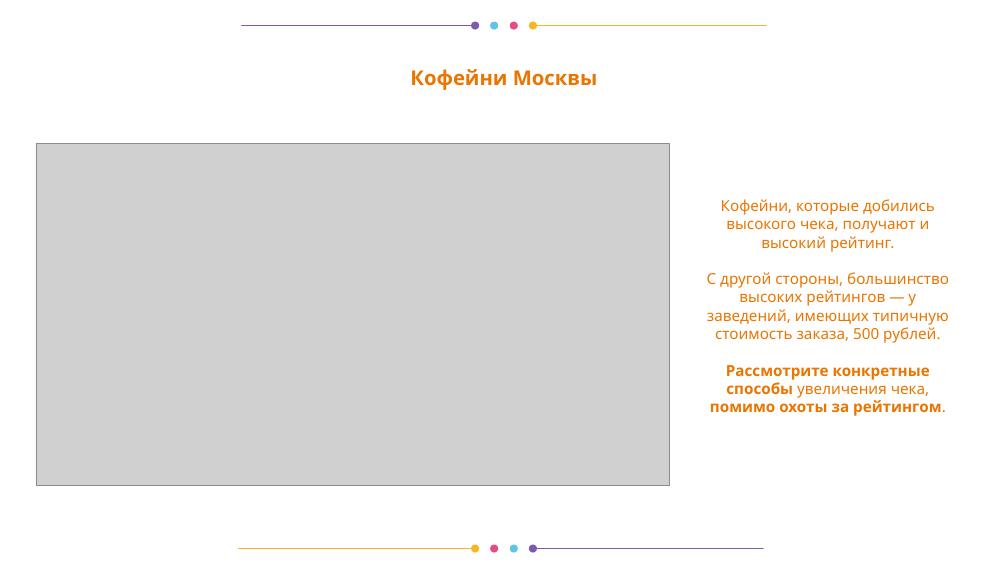
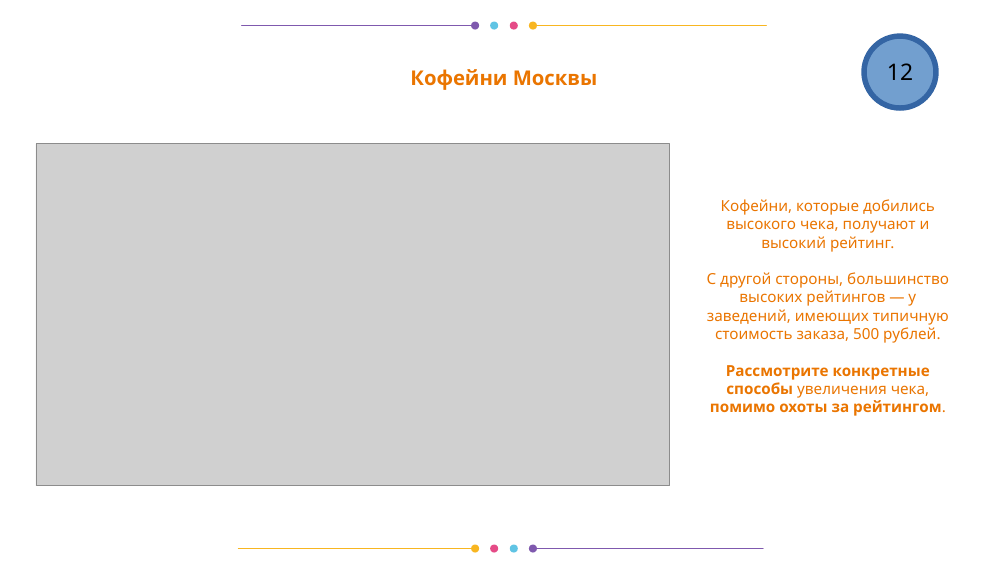
Before and after one commit to okeangel/da_portfolio, a slide deck: slide 12 of practicum/week_21_presentation_catering_in_moscow.odp (slide 11 before the commit). Drawn at 1008x567 pixels with LibreOffice and Linux fonts; fonts in the diff are those of the drawing; grey boxes stand for pictures. Boxes give left, top, right and bottom in pixels: in the first picture for what was removed or moved away, otherwise in the second. Text is boxed around its words. In the diff, an @@ line names an element or a change of style, - is before the commit and + after.

```diff
--- a/practicum/week_21_presentation_catering_in_moscow.odp
+++ b/practicum/week_21_presentation_catering_in_moscow.odp
@@ ellipse added at (x1=864, y1=36, x2=937, y2=108), fill #729FCF, outline #3465A4 4.31 pt @@
@@ page number added at (x1=887, y1=63, x2=913, y2=80), 18 pt, text #000000 @@
+12
```
Also in this commit, not shown: 11 other slides changed, 2 slides added, 1 slide removed, 2 other files.
